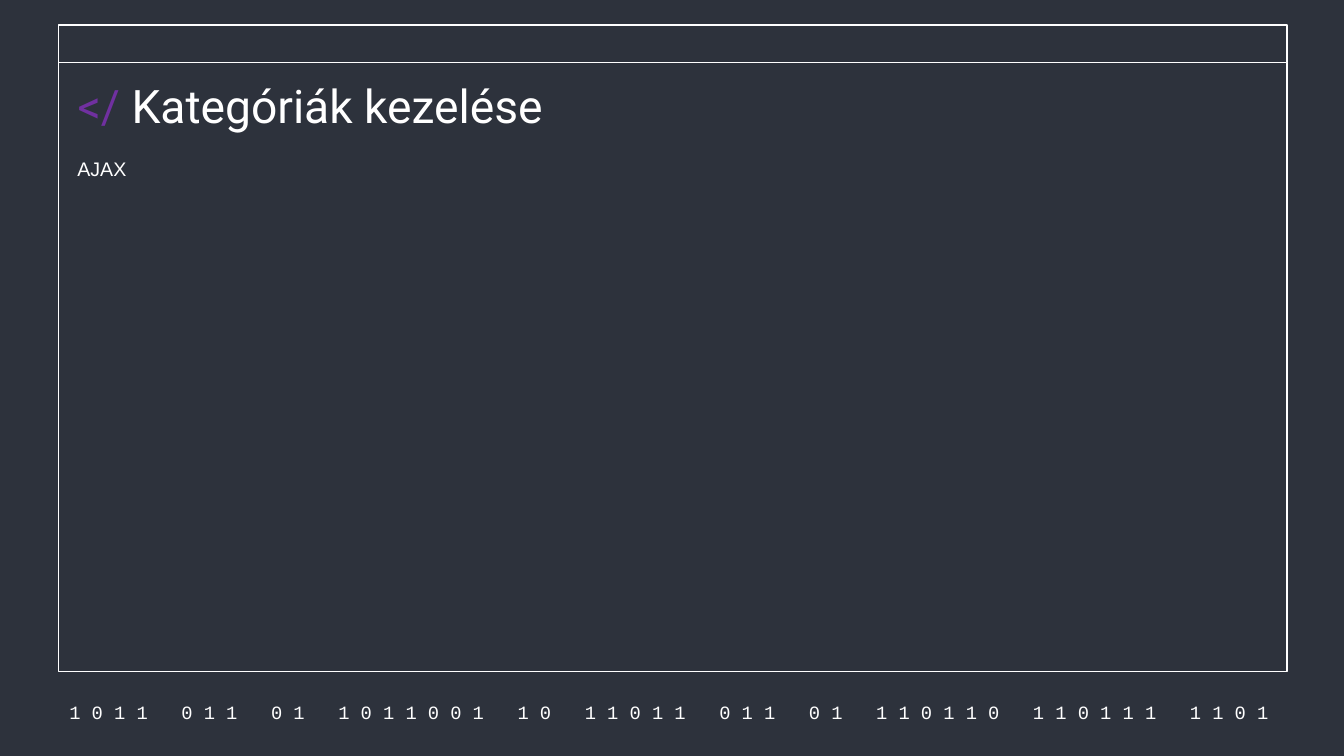
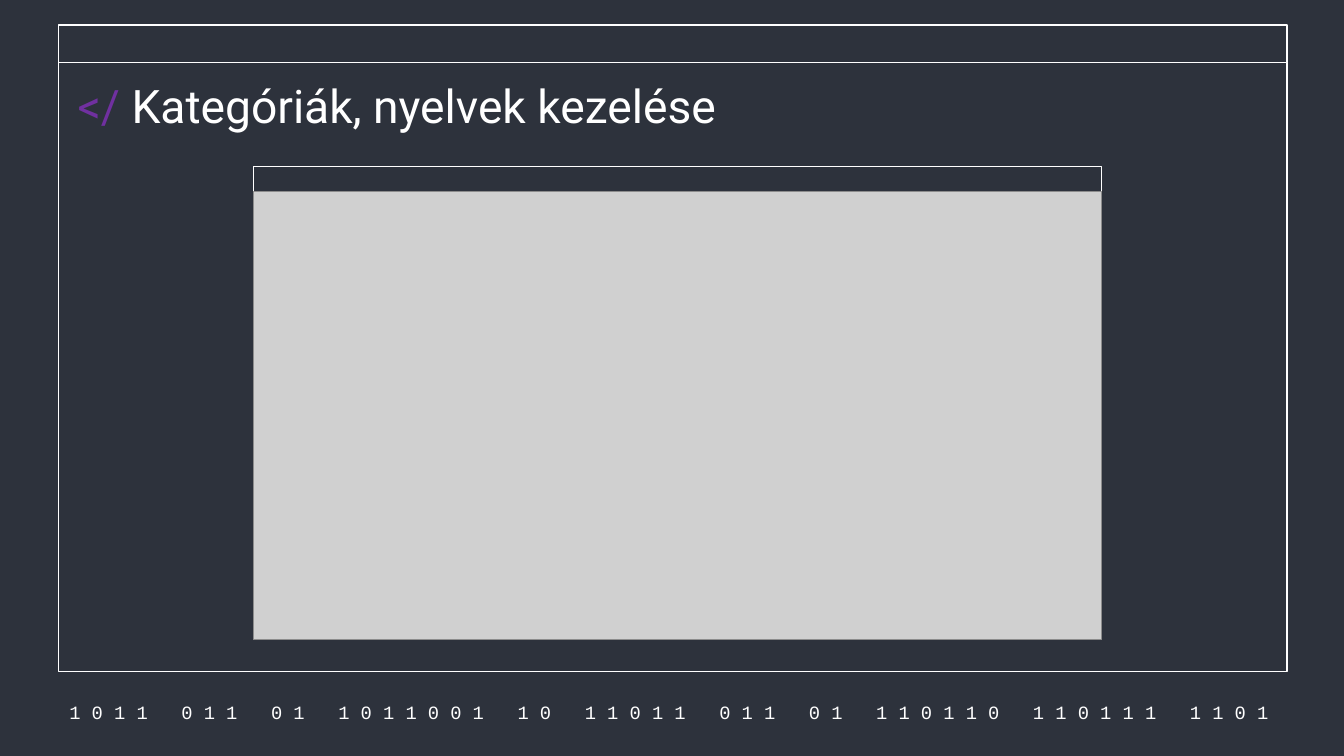
Before and after one commit to Acsilaa/dusza2024-25, a slide deck: slide 7 of gál része.pptx (slide 5 before the commit). Drawn at 1344x756 pixels with LibreOffice and Linux fonts; fonts in the diff are those of the drawing; grey boxes stand for pictures. Boxes give left, top, right and bottom in pixels: in the first picture for what was removed or moved away, otherwise in the second. Text is boxed around its words. In the diff, an @@ line names an element or a change of style, - is before the commit and + after.

```diff
--- a/gál része.pptx
+++ b/gál része.pptx
@@ title at [132, 88, 716, 133]: text changed @@
-</ Kategóriák kezelése
+</ Kategóriák, nyelvek kezelése
@@ text removed at [77, 162, 126, 176] @@
-AJAX
@@ rectangle added at [253, 166, 1102, 638], fill #2D323C, outline #FFFFFF 1 pt @@
@@ picture added at [253, 192, 1102, 639] @@
```
Also in this commit, not shown: 3 other slides changed, 4 slides added, 3 slides removed.
